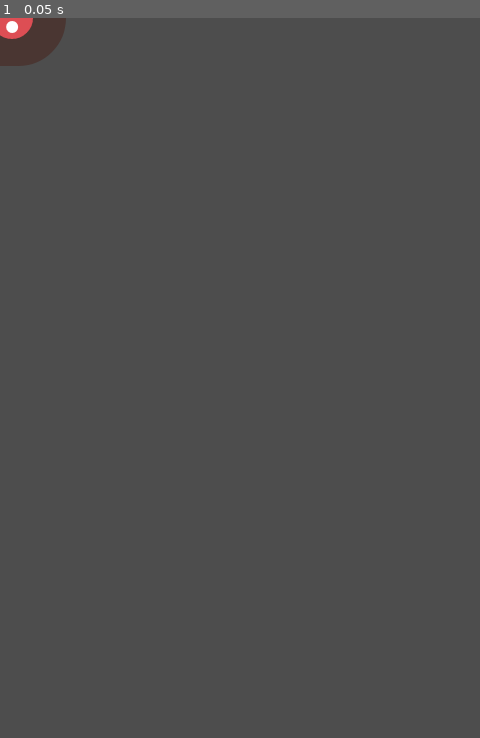
Above: before the commit, frame 1.
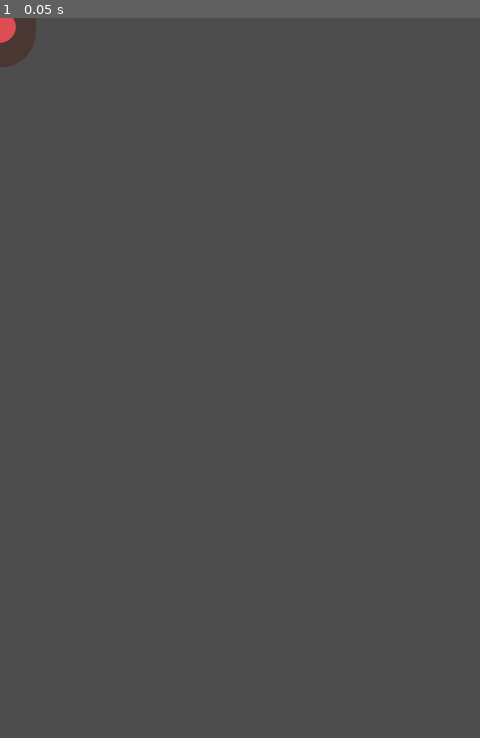
Above: after the commit, the same moment.

Repository: MySetsuna/dodge_creeps
Game: Godot game, scene res://mob.tscn
Two runs of this game, one before a commit and one after it. Both use one fixed random seed, a clock stepped at 60 frames per second and the inputs below. The project has no main scene, so this scene is started directly.
Inputs:
- Up to frame 1 (0.05 s): no input

The runs differ from the first frame. In frame 1, 0.5% of the frame differs, in the area x 0-14%, y 0-7%.

Commit message:
添加敌人角色的脚本和碰撞形状设置

Diff:
--- /dev/null
+++ b/2d/mob.gd
@@ -0,0 +1,15 @@
+extends RigidBody2D
+
+
+# Called when the node enters the scene tree for the first time.
+func _ready() -> void:
+	var mob_types = Array($AnimatedSprite2D.sprite_frames.get_animation_names())
+	$AnimatedSprite2D.animation = mob_types.pick_random()
+
+# Called every frame. 'delta' is the elapsed time since the previous frame.
+func _process(delta: float) -> void:
+	pass
+
+func _on_visible_on_screen_notifier_2d_screen_exited():
+#	一个本质上‘释放’或删除框架末尾节点的函数。
+	queue_free()
--- a/2d/mob.tscn
+++ b/2d/mob.tscn
@@ -1,5 +1,6 @@
-[gd_scene load_steps=8 format=3 uid="uid://dxo520srsaj2n"]
+[gd_scene load_steps=10 format=3 uid="uid://dxo520srsaj2n"]
 
+[ext_resource type="Script" uid="uid://br7hurd5ijoe5" path="res://mob.gd" id="1_1qmh0"]
 [ext_resource type="Texture2D" uid="uid://coq3bbcdcavmc" path="res://art/enemyFlyingAlt_1.png" id="1_nokgg"]
 [ext_resource type="Texture2D" uid="uid://b2rd8eqts4q0u" path="res://art/enemyFlyingAlt_2.png" id="2_ubaqv"]
 [ext_resource type="Texture2D" uid="uid://hv8n77m6d4xf" path="res://art/enemySwimming_1.png" id="3_b3mxk"]
@@ -43,14 +44,22 @@
 "speed": 3.0
 }]
 
+[sub_resource type="CapsuleShape2D" id="CapsuleShape2D_b3mxk"]
+radius = 36.0
+height = 100.0
+
 [node name="Mob" type="RigidBody2D"]
 collision_mask = 0
 gravity_scale = 0.0
+script = ExtResource("1_1qmh0")
 
 [node name="VisibleOnScreenNotifier2D" type="VisibleOnScreenNotifier2D" parent="."]
 
 [node name="AnimatedSprite2D" type="AnimatedSprite2D" parent="."]
+rotation = 1.5708
+scale = Vector2(0.75, 0.75)
 sprite_frames = SubResource("SpriteFrames_p11y5")
 animation = &"walk"
 
 [node name="CollisionShape2D" type="CollisionShape2D" parent="."]
+shape = SubResource("CapsuleShape2D_b3mxk")
Not shown, added: 2d/mob.gd.uid
